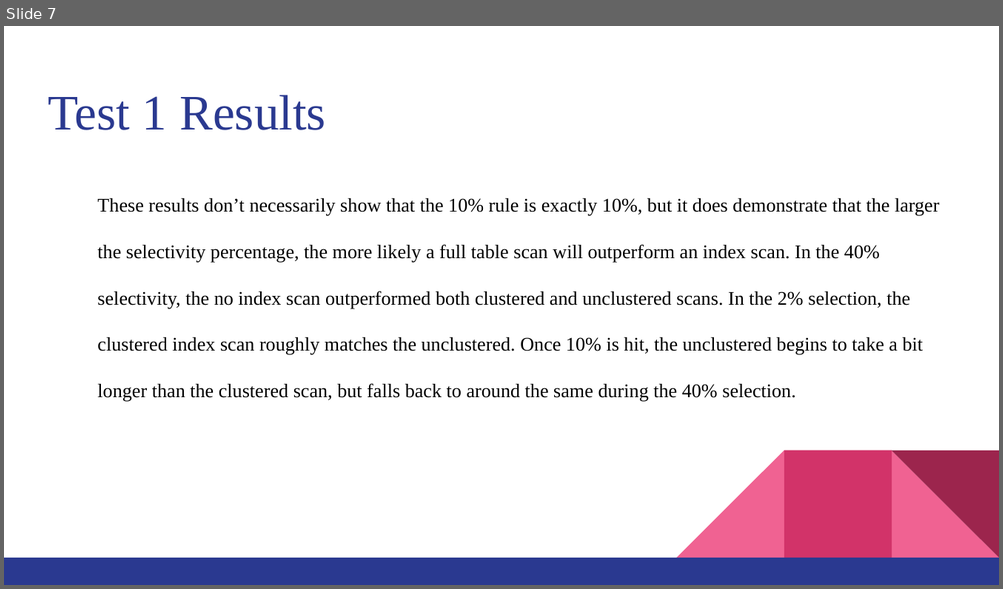
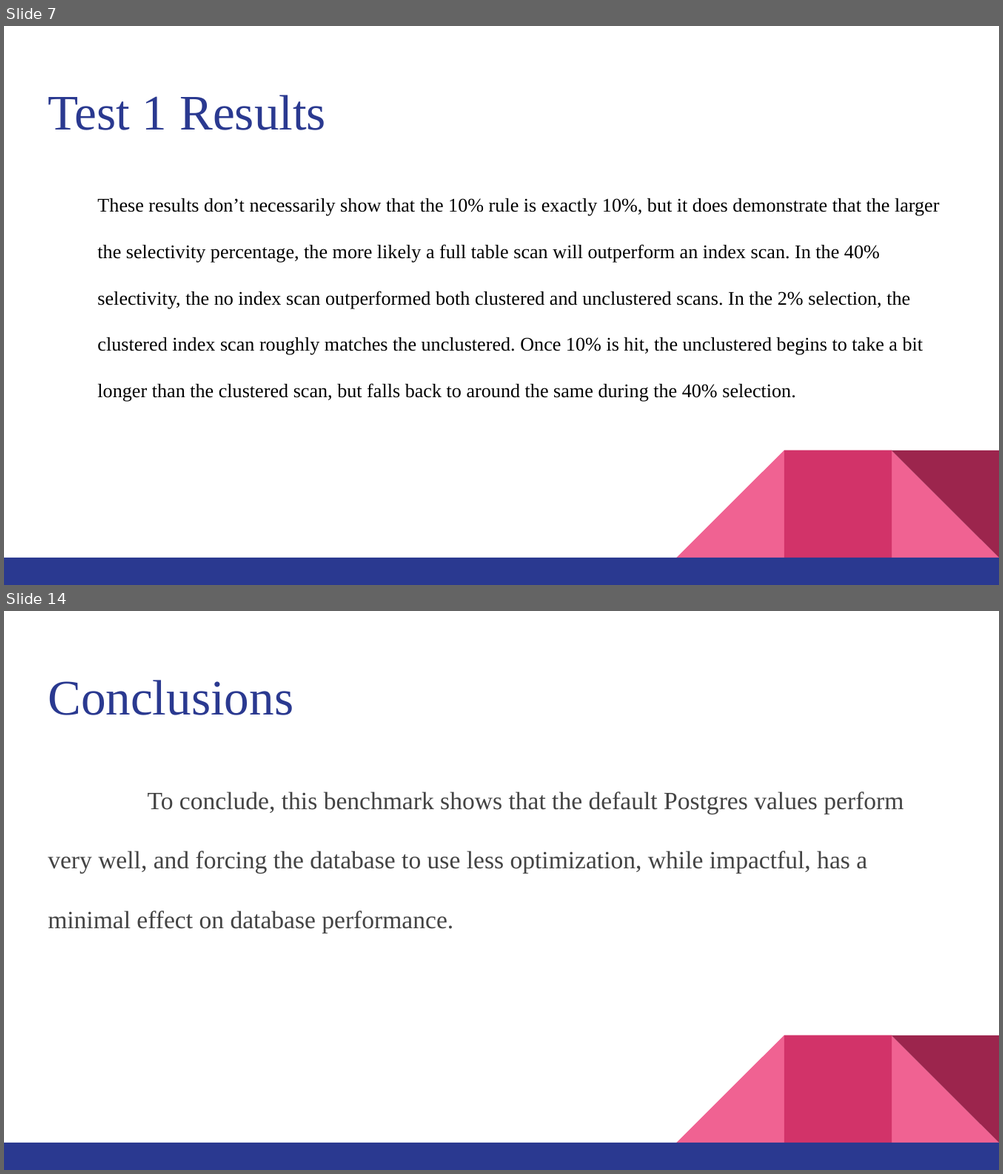
Before and after one commit to i4mTheWalrus/CS487-Proj, a slide deck: CS487P Project Presentation.pptx. Shown one above the other, each under a label of ours: slide 7 before the commit, slides 7 and 14 after it; the slides between them are not shown. The pictures are 1003x589 and 1003x1174 pixels, drawn with LibreOffice and Linux fonts; fonts in the diff are those of the drawing. Boxes give left, top, right and bottom in pixels: in the first picture for what was removed or moved away, otherwise in the second. Text is boxed around its words. In the diff, an @@ line names an element or a change of style, - is before the commit and + after.

```diff
--- a/CS487P Project Presentation.pptx
+++ b/CS487P Project Presentation.pptx
@@ slide 14 added at (4,611,999,1170), background #FFFFFF; not listed: 5 template elements that a slide beside it also shows @@
@@ title added at (48,680,293,715), 36 pt, text #2A3990 @@
+Conclusions
@@ text added at (48,792,903,933), 18 pt, text #434343 @@
+To conclude, this benchmark shows that the default Postgres values perform very well, and forcing the database to use less optimization, while impactful, has a minimal effect on database performance.
```
Also in this commit, not shown: 4 slides changed, 3 other slides added, 4 slides removed.
